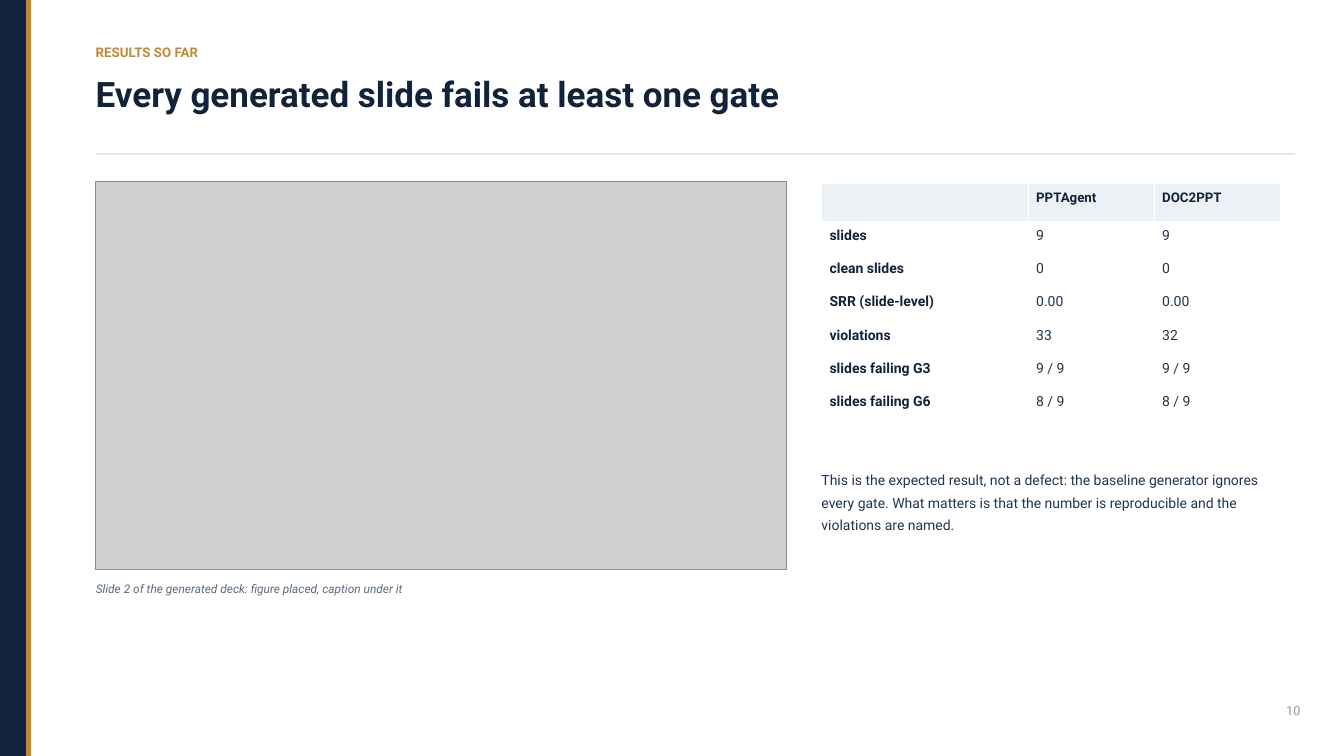
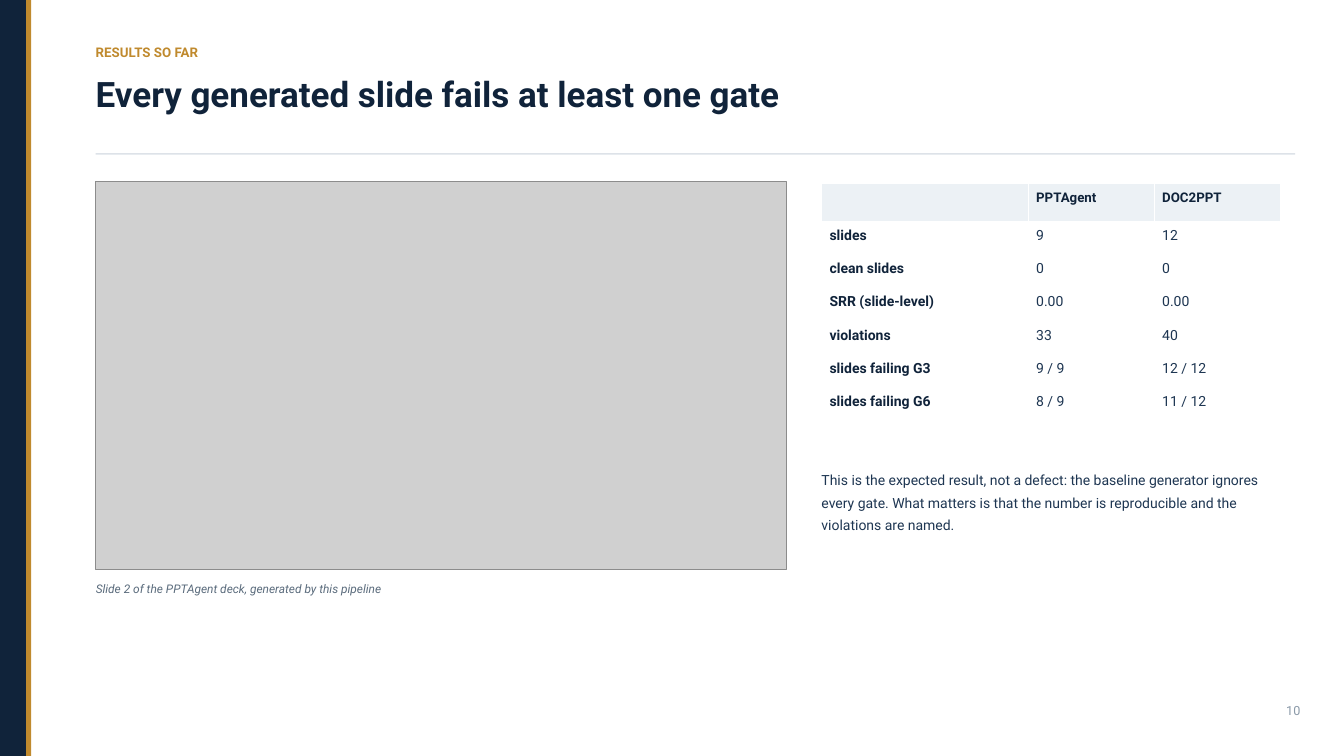
Before and after one commit to Mizuki0215/capstone-ppt-agent, a slide deck: slide 10 of deck/progress_deck.pptx. Drawn at 1344x756 pixels with LibreOffice and Linux fonts; fonts in the diff are those of the drawing; grey boxes stand for pictures. Boxes give left, top, right and bottom in pixels: in the first picture for what was removed or moved away, otherwise in the second. Text is boxed around its words. In the diff, an @@ line names an element or a change of style, - is before the commit and + after.

```diff
--- a/deck/progress_deck.pptx
+++ b/deck/progress_deck.pptx
@@ table at (822, 184, 1280, 417) @@
-row 2, column 3: 9
+row 2, column 3: 12
-row 5, column 3: 32
+row 5, column 3: 40
-row 6, column 3: 9 / 9
+row 6, column 3: 12 / 12
-row 7, column 3: 8 / 9
+row 7, column 3: 11 / 12
@@ text at (96, 584, 381, 596): text changed @@
-Slide 2 of the generated deck: figure placed, caption under it
+Slide 2 of the PPTAgent deck, generated by this pipeline
```
Also in this commit, not shown: 2 other slides changed, 19 other files.
